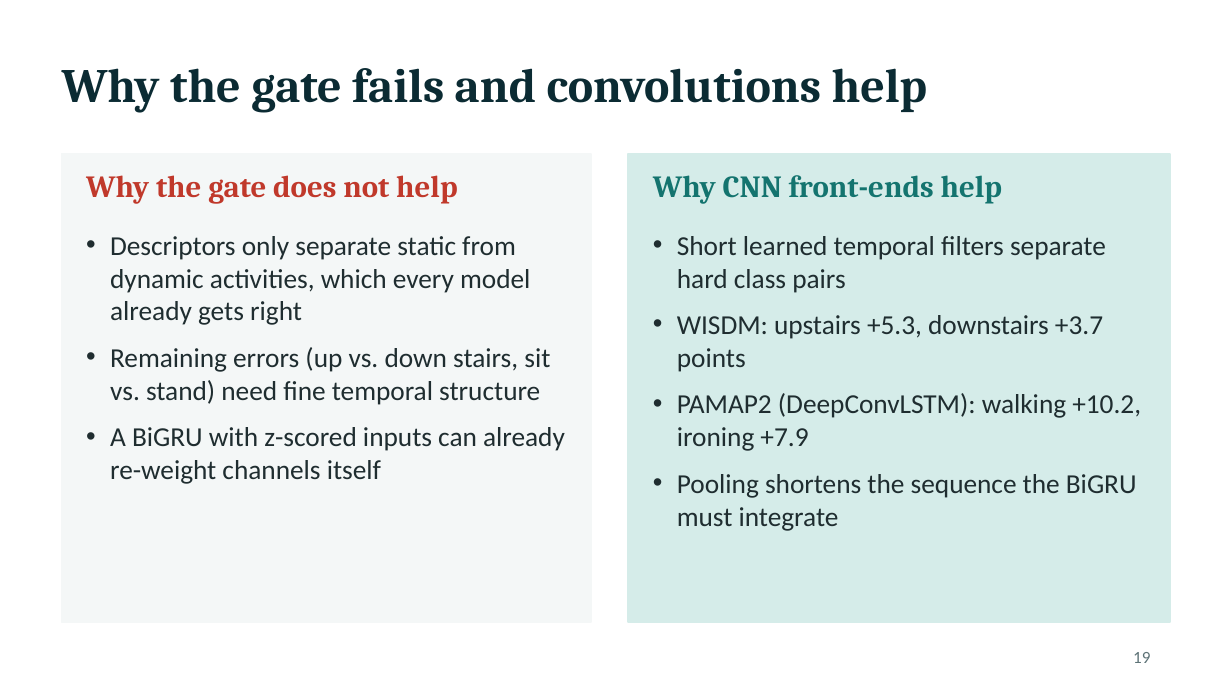
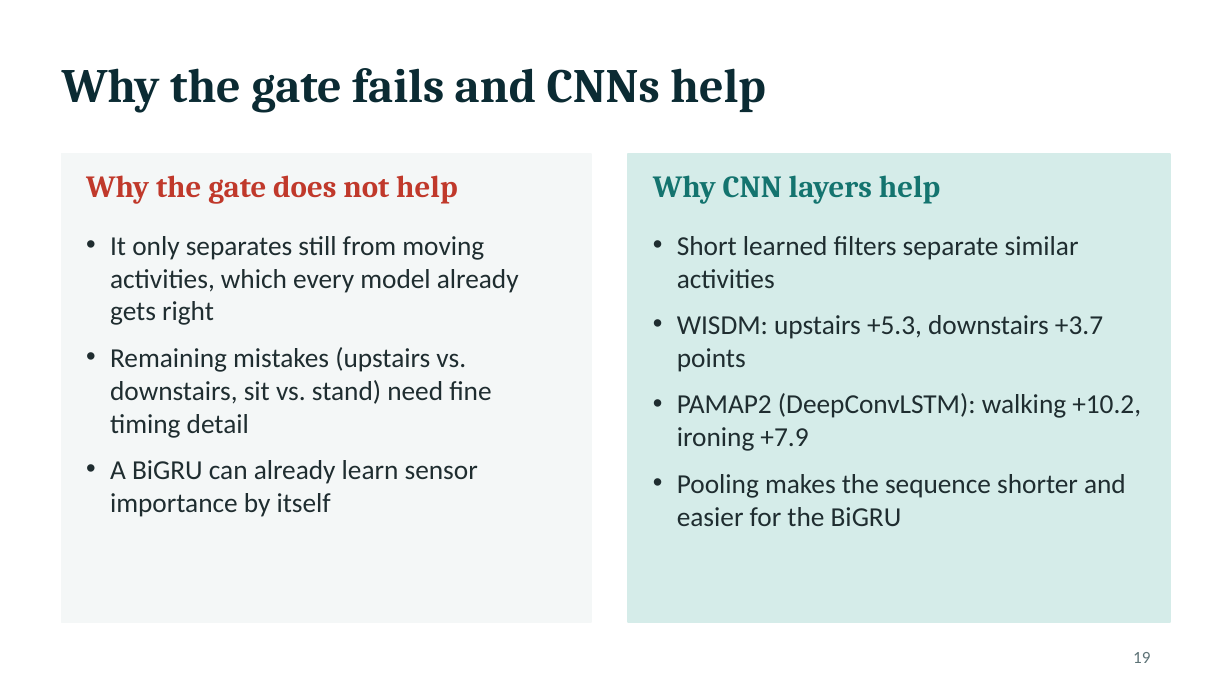
Before and after one commit to himanshmunjal/Dual-attention-HAR, a slide deck: slide 19 of presentation/HAR_Review_Presentation.pptx. Drawn at 1232x693 pixels with LibreOffice and Linux fonts; fonts in the diff are those of the drawing. Boxes give left, top, right and bottom in pixels: in the first picture for what was removed or moved away, otherwise in the second. Text is boxed around its words. In the diff, an @@ line names an element or a change of style, - is before the commit and + after.

```diff
--- a/presentation/HAR_Review_Presentation.pptx
+++ b/presentation/HAR_Review_Presentation.pptx
@@ title at bbox=[62, 68, 766, 112]: text changed @@
-Why the gate fails and convolutions help
+Why the gate fails and CNNs help
@@ text at bbox=[653, 175, 940, 204]: text changed @@
-Why CNN front-ends help
+Why CNN layers help
@@ text at bbox=[110, 236, 519, 517]: text changed @@
-• Descriptors only separate static from dynamic activities, which every model already gets right
-• Remaining errors (up vs. down stairs, sit vs. stand) need fine temporal structure
-• A BiGRU with z-scored inputs can already re-weight channels itself
+• It only separates still from moving activities, which every model already gets right
+• Remaining mistakes (upstairs vs. downstairs, sit vs. stand) need fine timing detail
+• A BiGRU can already learn sensor importance by itself
@@ text at bbox=[677, 236, 1079, 288]: text changed @@
-• Short learned temporal filters separate hard class pairs
+• Short learned filters separate similar activities
@@ text at bbox=[677, 474, 1126, 526]: text changed @@
-• Pooling shortens the sequence the BiGRU must integrate
+• Pooling makes the sequence shorter and easier for the BiGRU
```
Also in this commit, not shown: 21 other slides changed, 17 other files.
